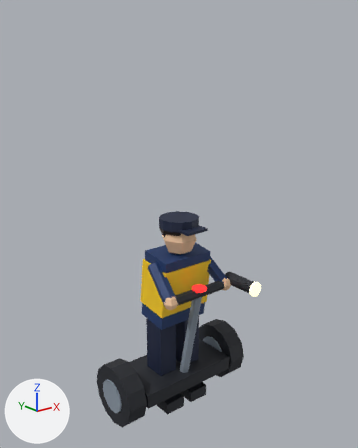
Before and after pictures for a commit that changed the glTF model games/drift-foundry/src/game/art/cart-rival-guard.glb.
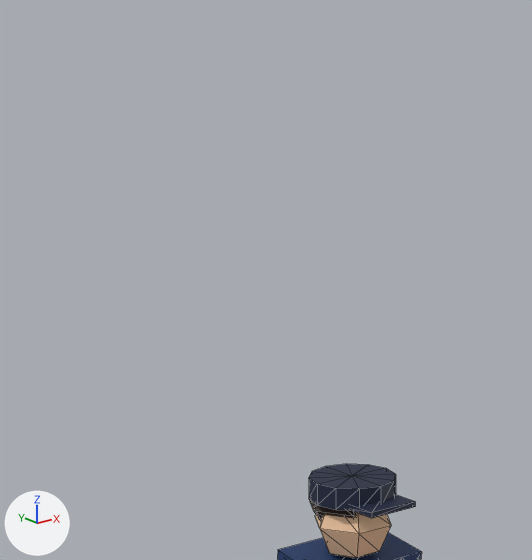
There are two pictures of each version: one whole from a 50 mm camera at (-2.37, -3.04, 2.81) aimed at (0.11, 0.05, 1.58), one close up on the part from 5% to 73% of the width and 0% to 57% of the height. Every picture has the same lights, and +X, +Y and +Z are marked at lower left. The older version's two pictures come first. The close-ups show mesh edges as thin lines. Vertices at exactly the same position are counted once.

In view in the first close-up: 'cart-rival-guard'.
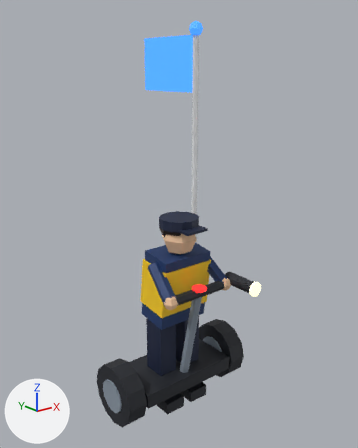
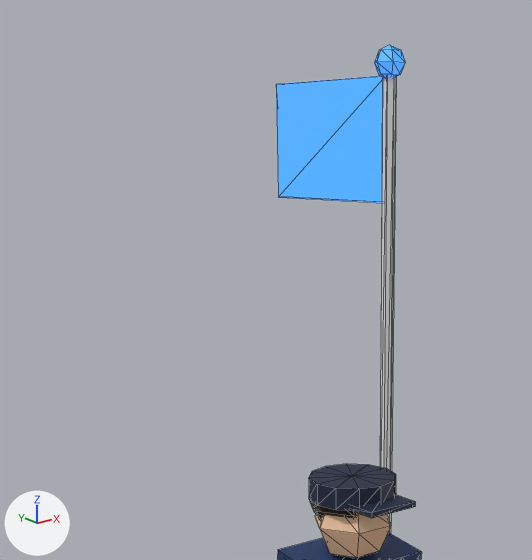
Where the change shows, as pixel boxes (x1, y1, x2, y2) in the close-ups (532 x 560 px):
```json
{"object": "cart-rival-guard", "change": "reshaped", "before": [277, 464, 422, 560], "after": [276, 45, 422, 560]}
{"part": 1, "of": "me_mesh_0", "change": "added", "after": [380, 76, 396, 534]}
{"part": 2, "of": "me_mesh_0", "change": "added", "after": [276, 76, 383, 203], "on screen": "blue"}
{"part": 3, "of": "me_mesh_0", "change": "added", "after": [374, 45, 405, 77], "on screen": "blue"}
```

The change, as JSON lines over the scene's bpy script:
```json
{"op": "add", "block": "mat_e8eaec", "code": ["mat_e8eaec = principled_material('#e8eaec')", "mat_e8eaec.base_color = (0.807, 0.823, 0.839)  # white #e8eaec", "mat_e8eaec.metallic = 0.05", "mat_e8eaec.roughness = 0.62"]}
{"op": "add", "block": "mat_3f8cff", "code": ["mat_3f8cff = principled_material('*#3f8cff')", "mat_3f8cff.base_color = (0.0497, 0.262, 1.0)  # blue #3f8cff", "mat_3f8cff.metallic = 0.05", "mat_3f8cff.roughness = 0.62", "mat_3f8cff.emission_color = (0.0497, 0.262, 1.0)  # blue #3f8cff", "mat_3f8cff.emission_strength = 1.0"]}
{"block": "me_mesh_0", "where": "# used by ob_cart_rival_guard; location = (0.0, 0.0, 0.0)"}
{"op": "remove", "block": "me_mesh_0", "code": "me_mesh_0.from_pydata(...)  # 413 vertices, 720 faces; spans x -0.64..0.64, y -0.62..0.26, z 0.0..1.69"}
{"op": "add", "block": "me_mesh_0", "code": "me_mesh_0.from_pydata(...)  # 455 vertices, 792 faces; spans x -0.64..0.64, y -0.62..0.9, z 0.0..3.18"}
{"block": "me_mesh_0", "change": "me_mesh_0 part 1: a new loose piece, a 6-sided cylinder along z spanning x 0.378..0.422, y 0.175..0.225, z 0.4..3.1, in mat_e8eaec (white #e8eaec)"}
{"block": "me_mesh_0", "change": "me_mesh_0 part 2: a new loose piece, a box spanning x 0.385..0.415, y 0.2..0.9, z 2.625..3.075, in mat_3f8cff (blue #3f8cff, glowing blue #3f8cff)"}
{"block": "me_mesh_0", "change": "me_mesh_0 part 3: a new loose piece, a UV sphere (6 segments, 4 rings, poles along z) spanning x 0.34..0.46, y 0.15..0.25, z 3.06..3.18, in mat_3f8cff (blue #3f8cff, glowing blue #3f8cff)"}
{"op": "add", "block": "me_mesh_0", "code": "me_mesh_0.materials.append(mat_e8eaec)  # white #e8eaec"}
{"op": "add", "block": "me_mesh_0", "code": "me_mesh_0.materials.append(mat_3f8cff)  # blue #3f8cff, glowing blue #3f8cff"}
```
